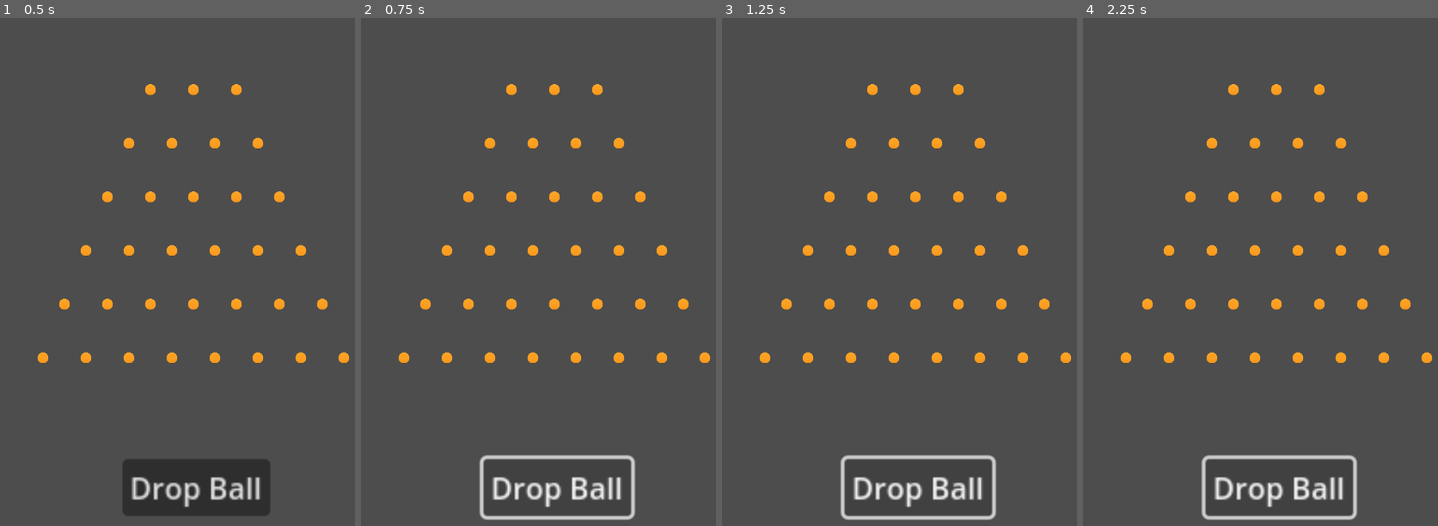
Above: before the commit, frames 1-4 (left to right).
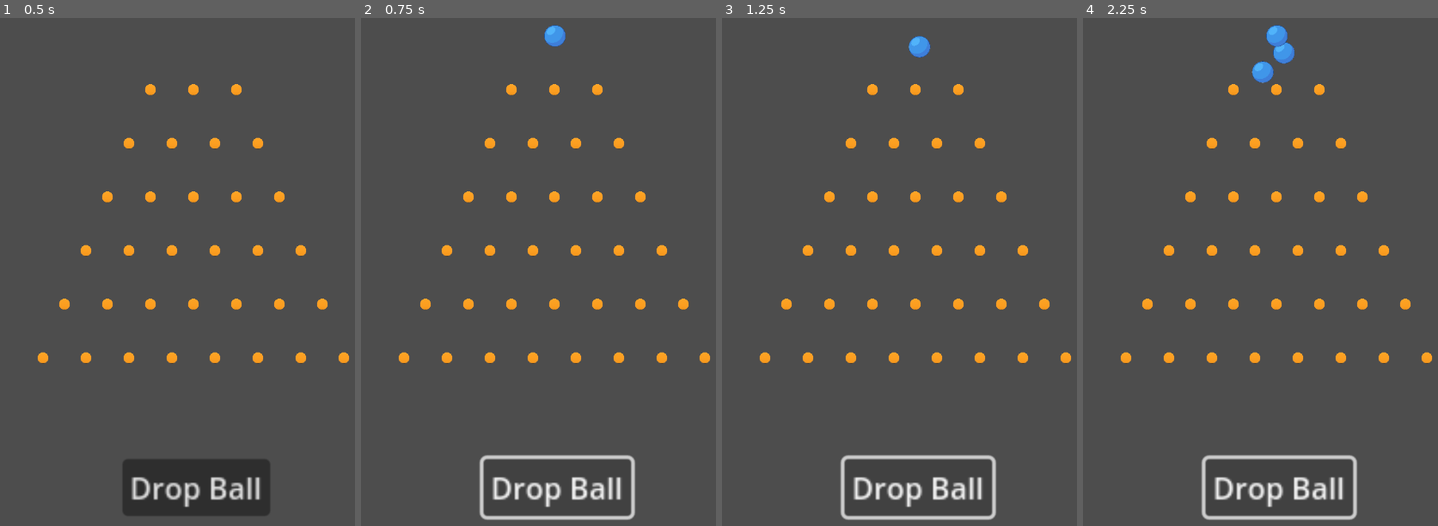
Above: after the commit, the same moments.

Repository: Burns3y/Plinko-Empire
Game: Godot game, scene res://Scenes/Plinko/plinko.tscn
Same seed, same stepped clock (60 frames per second), same inputs: the game is played once before the commit and once after it. This scene is started directly instead of the project's main scene.
Inputs:
- Up to frame 1 (0.5 s): no input
- Up to frame 2 (0.75 s): click "Drop Ball" at 0.5 s
- Up to frame 3 (1.25 s): no input
- Up to frame 4 (2.25 s): click "Drop Ball" at 1.25 s; click "Drop Ball" at 2 s

Frame 1 is identical in both runs. In frame 2, 0.2% of the frame differs, in the area x 51-58%, y 1-6%; in frame 3, 0.2%; in frame 4, 0.6%, in the area x 47-60%, y 1-13%.

Commit message:
Balls drop

Diff:
--- a/Scenes/Plinko/plinko.gd
+++ b/Scenes/Plinko/plinko.gd
@@ -1,5 +1,7 @@
 extends Node2D
 
+#Preloading balls
+var ball: PackedScene = preload("res://Scenes/Plinko/plinko_ball.tscn")
 
 # Called when the node enters the scene tree for the first time.
 func _ready():
@@ -11,6 +13,8 @@
 	pass
 
 
-
 func _on_ball_drop_pressed():
-	pass # Replace with function body.
+	var new_ball = ball.instantiate()
+	new_ball.name = "Ball"
+	$Balls.add_child(new_ball)
+	new_ball.position = $BallSpawnPoint.position + Vector2(1, 0)
--- a/Scenes/Plinko/plinko.tscn
+++ b/Scenes/Plinko/plinko.tscn
@@ -1,8 +1,10 @@
-[gd_scene load_steps=2 format=3 uid="uid://1texhmvmhmfg"]
+[gd_scene load_steps=3 format=3 uid="uid://1texhmvmhmfg"]
 
 [ext_resource type="PackedScene" uid="uid://cbgek2ucokmh7" path="res://Scenes/Plinko/plinko_pin.tscn" id="1_dfk3u"]
+[ext_resource type="Script" path="res://Scenes/Plinko/plinko.gd" id="1_ii2fs"]
 
 [node name="Plinko" type="Node2D"]
+script = ExtResource("1_ii2fs")
 
 [node name="BallSpawnPoint" type="Node2D" parent="."]
 position = Vector2(360, 300)
@@ -115,3 +117,7 @@
 
 [node name="Plinko-Pin33" parent="Pins" instance=ExtResource("1_dfk3u")]
 position = Vector2(640, 915)
+
+[node name="Balls" type="Node2D" parent="."]
+
+[connection signal="pressed" from="BallDrop" to="." method="_on_ball_drop_pressed"]
--- a/Scenes/Plinko/plinko_ball.gd
+++ /dev/null
@@ -1,15 +0,0 @@
-extends CharacterBody2D
-
-
-const SPEED = 300.0
-
-# Get the gravity from the project settings to be synced with RigidBody nodes.
-var gravity = ProjectSettings.get_setting("physics/2d/default_gravity")
-
-
-func _physics_process(delta):
-	# Add the gravity.
-	if not is_on_floor():
-		velocity.y += gravity * delta
-
-	move_and_slide()
--- a/Scenes/Plinko/plinko_ball.tscn
+++ b/Scenes/Plinko/plinko_ball.tscn
@@ -1,12 +1,16 @@
 [gd_scene load_steps=4 format=3 uid="uid://dmnu1vaj2kiqj"]
 
 [ext_resource type="Texture2D" uid="uid://b0hxs2qe1nd5p" path="res://Assets/Ball-removebg-preview.png" id="1_268xg"]
-[ext_resource type="Script" path="res://Scenes/Plinko/plinko_ball.gd" id="1_v6t1p"]
+
+[sub_resource type="PhysicsMaterial" id="PhysicsMaterial_d23xa"]
+friction = 0.0
+bounce = 0.8
 
 [sub_resource type="CircleShape2D" id="CircleShape2D_h6ukh"]
 
-[node name="Plinko-ball" type="CharacterBody2D"]
-script = ExtResource("1_v6t1p")
+[node name="Plinko-ball" type="RigidBody2D"]
+collision_mask = 2
+physics_material_override = SubResource("PhysicsMaterial_d23xa")
 
 [node name="Sprite2D" type="Sprite2D" parent="."]
 scale = Vector2(0.18, 0.18)
--- a/Scenes/Plinko/plinko_pin.tscn
+++ b/Scenes/Plinko/plinko_pin.tscn
@@ -1,10 +1,15 @@
-[gd_scene load_steps=3 format=3 uid="uid://cbgek2ucokmh7"]
+[gd_scene load_steps=4 format=3 uid="uid://cbgek2ucokmh7"]
 
 [ext_resource type="Texture2D" uid="uid://demtgc2ve4kre" path="res://Assets/circle_with_bg.png" id="1_isi5t"]
+
+[sub_resource type="PhysicsMaterial" id="PhysicsMaterial_1pt0i"]
+friction = 0.0
 
 [sub_resource type="CircleShape2D" id="CircleShape2D_v7ukq"]
 
 [node name="Plinko-Pin" type="StaticBody2D"]
+collision_layer = 2
+physics_material_override = SubResource("PhysicsMaterial_1pt0i")
 
 [node name="Sprite2D" type="Sprite2D" parent="."]
 position = Vector2(2.98023e-08, 2)
--- a/project.godot
+++ b/project.godot
@@ -22,6 +22,11 @@
 window/size/mode=1
 window/size/resizable=false
 
+[layer_names]
+
+2d_physics/layer_1="Ball"
+2d_physics/layer_2="Pin"
+
 [rendering]
 
 renderer/rendering_method="mobile"
